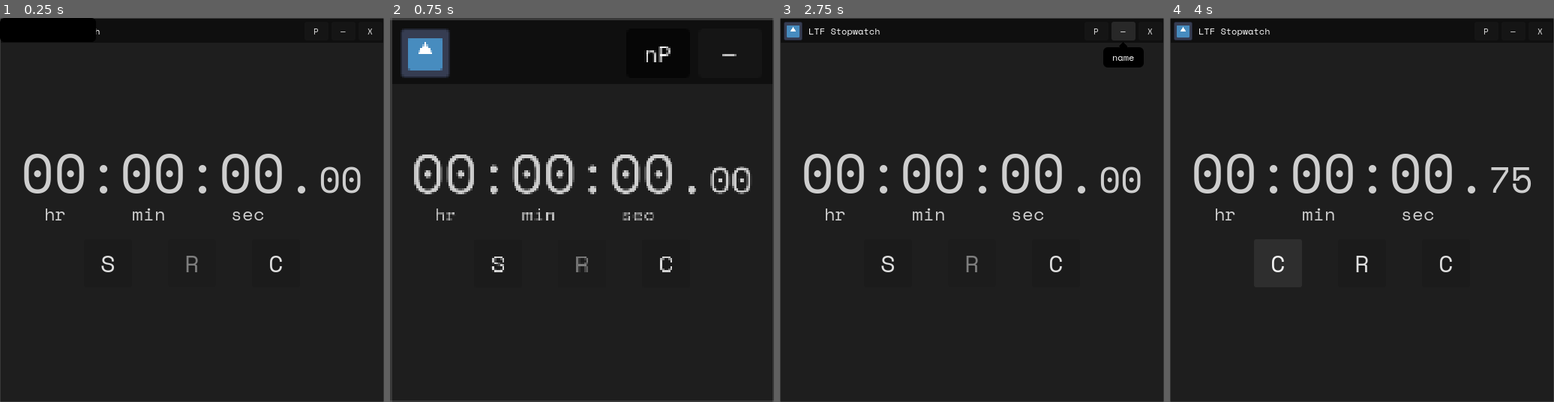
Above: before the commit, frames 1-4 (left to right).
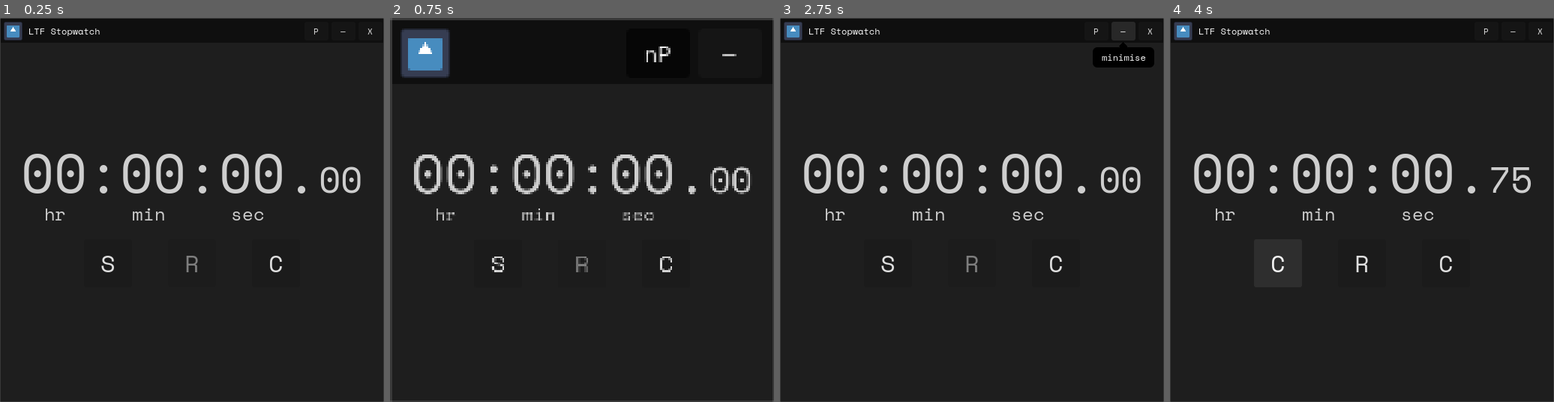
Above: after the commit, the same moments.

Repository: LiteFeather1/ltf-stopwatch
Game: Godot game, scene res://main.tscn
The game is run twice, just before and just after one commit, with the same random seed, the same clock (stepped at 60 frames per second) and the same inputs. The engine's default icon, where the game draws it, is replaced by a stand-in: a white triangle on a blue panel in a dark square.
Inputs:
- Up to frame 1 (0.25 s): no input
- Up to frame 2 (0.75 s): click "P" at 0.5 s
- Up to frame 3 (2.75 s): click "nP" at 1.25 s; click "—" at 2 s
- Up to frame 4 (4 s): click "S" at 2.75 s; click "P" at 3.5 s

The runs differ from the first frame. In frame 1, 0.4% of the frame differs, in the area x 0-25%, y 0-6%; in frame 2, nothing differs; in frame 3, 0.4%; in frame 4, nothing differs.

Commit message:
Fixed the _pop_up_name pin, minimise and close

Diff:
--- a/scenes/chrome.tscn
+++ b/scenes/chrome.tscn
@@ -63,6 +63,7 @@
 toggle_mode = true
 text = "P"
 script = ExtResource("3_whgq5")
+_pop_up_name = "pin"
 
 [node name="VSeparator" type="VSeparator" parent="hbc_chrome/hbc_buttons"]
 layout_mode = 2
@@ -76,6 +77,7 @@
 theme_override_font_sizes/font_size = 11
 text = "—"
 script = ExtResource("3_whgq5")
+_pop_up_name = "minimise"
 
 [node name="VSeparator2" type="VSeparator" parent="hbc_chrome/hbc_buttons"]
 layout_mode = 2
@@ -89,6 +91,7 @@
 theme_override_font_sizes/font_size = 11
 text = "X"
 script = ExtResource("3_whgq5")
+_pop_up_name = "close"
 
 [node name="VSeparator3" type="VSeparator" parent="hbc_chrome/hbc_buttons"]
 layout_mode = 2
--- a/scenes/pop_up.tscn
+++ b/scenes/pop_up.tscn
@@ -10,6 +10,7 @@
 corner_radius_bottom_left = 6
 
 [node name="pop_up" type="Panel"]
+visible = false
 z_index = 1000
 offset_right = 128.0
 offset_bottom = 32.0
